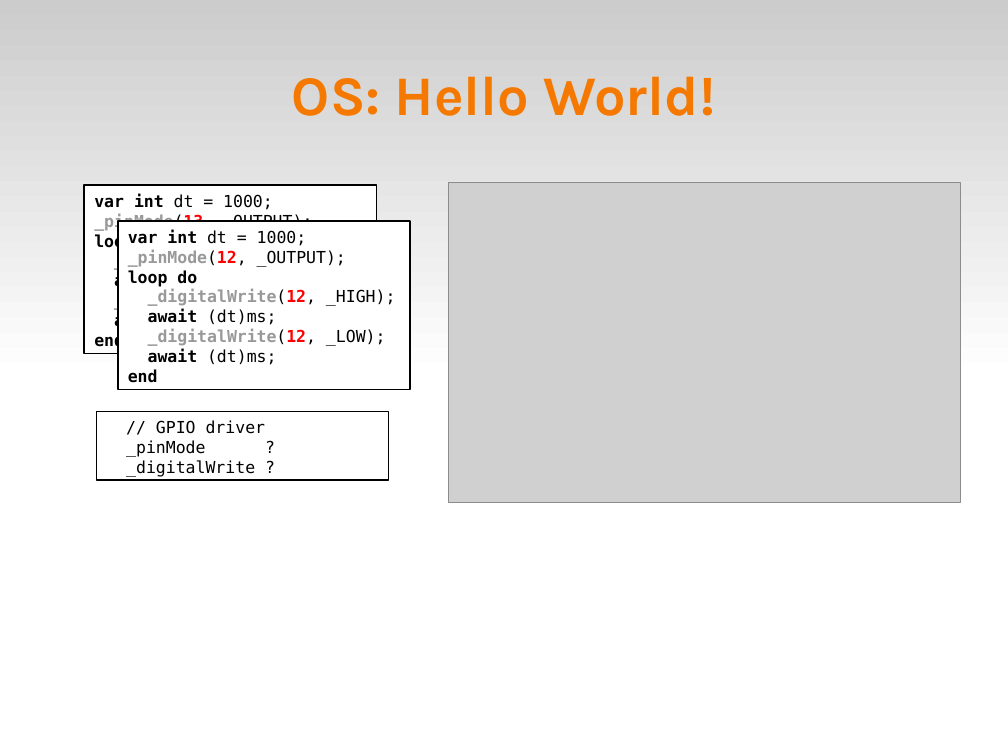
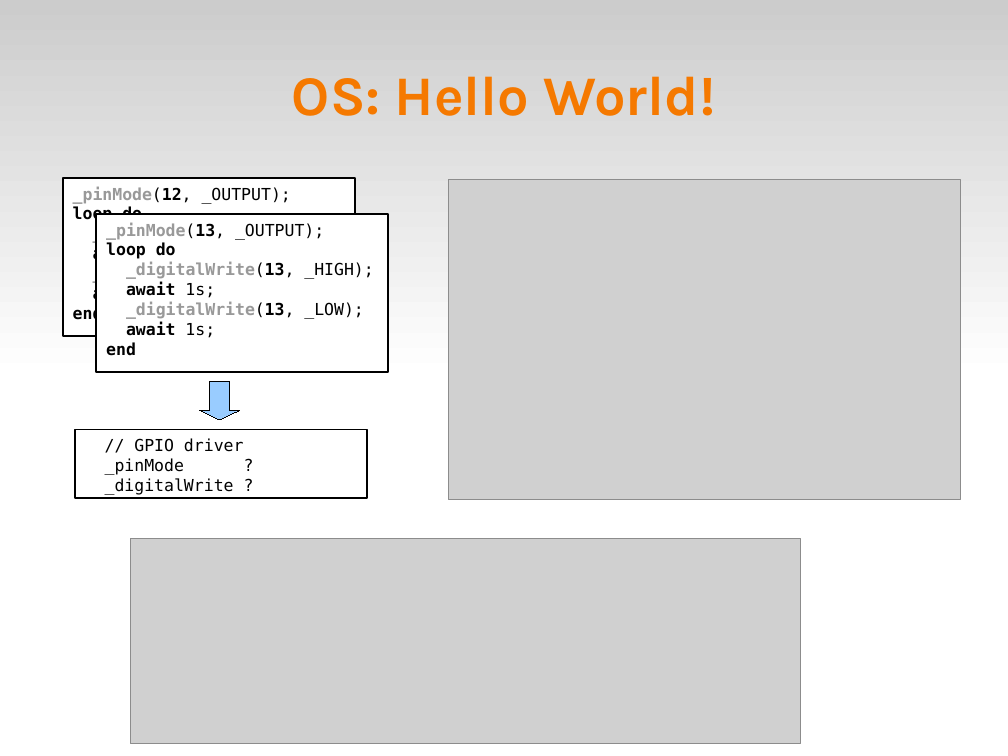
Before and after one commit to fsantanna-no/ceu-docs, a slide deck: slide 8 of OS/arduino_day.odp (slide 7 before the commit). Drawn at 1008x756 pixels with LibreOffice and Linux fonts; fonts in the diff are those of the drawing; grey boxes stand for pictures. Boxes give left, top, right and bottom in pixels: in the first picture for what was removed or moved away, otherwise in the second. Text is boxed around its words. In the diff, an @@ line names an element or a change of style, - is before the commit and + after.

```diff
--- a/OS/arduino_day.odp
+++ b/OS/arduino_day.odp
@@ rectangle "_pinMode(12, _OUTPUT);": place and size @@
-rectangle "_pinMode(12, _OUTPUT);" at [118,221,410,390]
+rectangle "_pinMode(12, _OUTPUT);" at [63,178,355,336]
@@ picture: place and size @@
-picture at [448,183,960,503]
+picture at [448,179,960,499]
@@ text in rectangle at [73,186,340,283]: text colour #FF0000 to #000000 in "_pinMode(12,", "_digitalWrite(12,", "_digitalWrite(12," @@
@@ text in rectangle at [94,193,273,210]: paragraph removed @@
-var int dt = 1000;
@@ rectangle "_pinMode(13, _OUTPUT);": place and size @@
-rectangle "_pinMode(13, _OUTPUT);" at [84,186,376,354]
+rectangle "_pinMode(13, _OUTPUT);" at [96,214,388,371]
@@ text in rectangle at [106,222,373,319]: text colour #FF0000 to #000000 in "_pinMode(13,", "_digitalWrite(13,", "_digitalWrite(13," @@
@@ text in rectangle at [128,229,307,246]: paragraph removed @@
-var int dt = 1000;
@@ text in rectangle at [93,245,182,263]: text changed; bold on @@
-await (dt)ms;
+await 1s;
@@ text in rectangle at [93,285,182,303]: text changed; bold on @@
-await (dt)ms;
+await 1s;
@@ text in rectangle at [126,281,215,298]: text changed; bold on @@
-await (dt)ms;
+await 1s;
@@ text in rectangle at [126,321,215,338]: text changed; bold on @@
-await (dt)ms;
+await 1s;
@@ down arrow added at [199,381,240,420], fill #99CCFF, outline #000000 0 pt @@
@@ rectangle "// GPIO driver": place and size @@
-rectangle "// GPIO driver" at [97,412,389,480]
+rectangle "// GPIO driver" at [75,430,367,499]
@@ picture added at [131,539,800,744] @@
```
Also in this commit, not shown: 6 other slides changed, 8 slides added, 10 slides removed, 10 other files.
